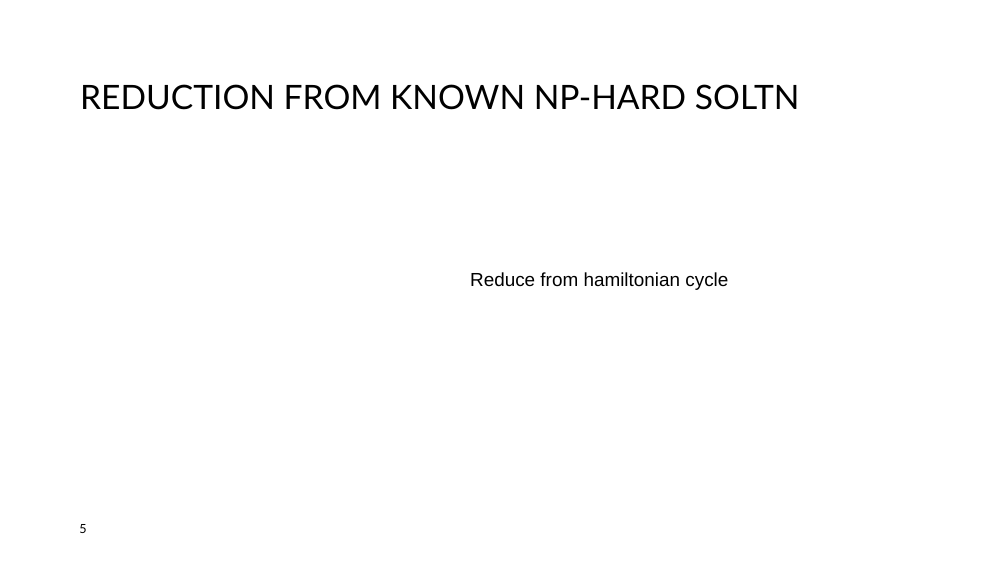
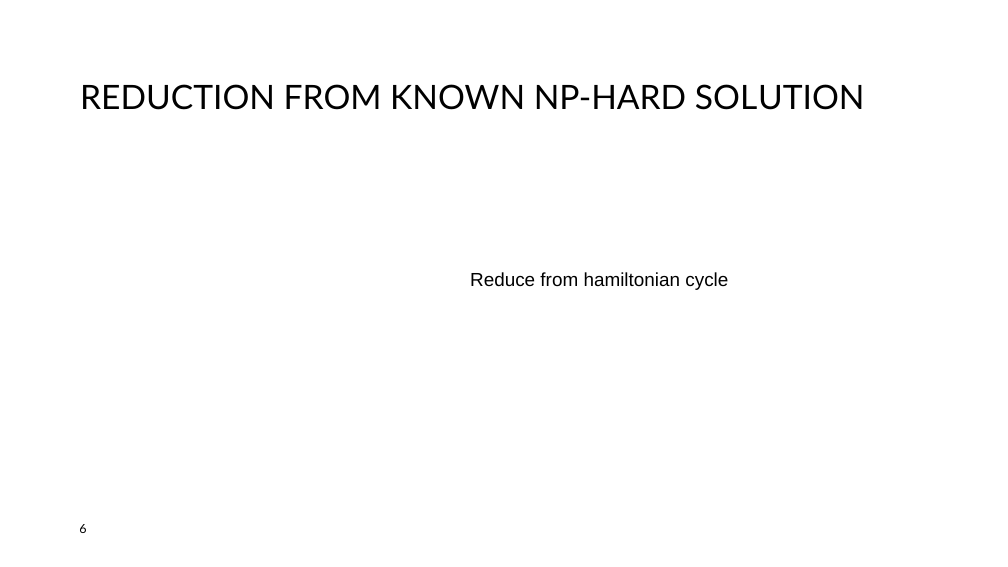
Before and after one commit to PictureOfGray/CS412-Team-NAME, a slide deck: slide 6 of presentations/TeamNAMETSP.pptx (slide 5 before the commit). Drawn at 1008x567 pixels with LibreOffice and Linux fonts; fonts in the diff are those of the drawing; background and template pictures are left out. Boxes give left, top, right and bottom in pixels: in the first picture for what was removed or moved away, otherwise in the second. Text is boxed around its words. In the diff, an @@ line names an element or a change of style, - is before the commit and + after.

```diff
--- a/presentations/TeamNAMETSP.pptx
+++ b/presentations/TeamNAMETSP.pptx
@@ title at [80, 84, 865, 110]: text changed @@
-REDUCTION FROM KNOWN NP-HARD SOLTN
+REDUCTION FROM KNOWN NP-HARD SOLUTION
@@ page number at [79, 524, 86, 533]: text changed @@
-5
+6
```
Also in this commit, not shown: 2 other slides changed, 8 slides added, 7 slides removed, 2 other files.
